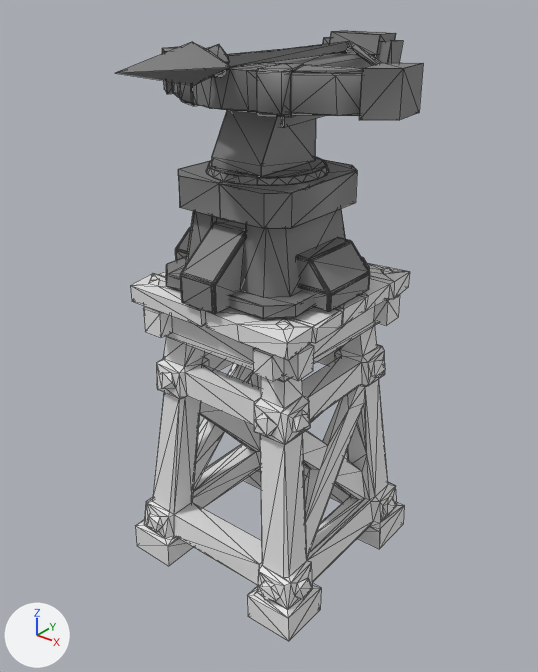
The FBX model assets/models/箭塔.fbx, before and after one commit.
One viewpoint serves both versions: a camera (50 mm lens) standing at (1.89, -2.33, 2.7) and looking at (-0.02, 0.05, 1.22). The lights are fixed; the arrows at lower left show +X, +Y and +Z. The picture after the commit comes second. Mesh edges are drawn as thin lines. Where no turn or scale is listed for an object, it has been applied to the vertices.

Names of what the first picture shows: 'arrow', 'arrow_tower', 'bow', 'towerbase_wood'.
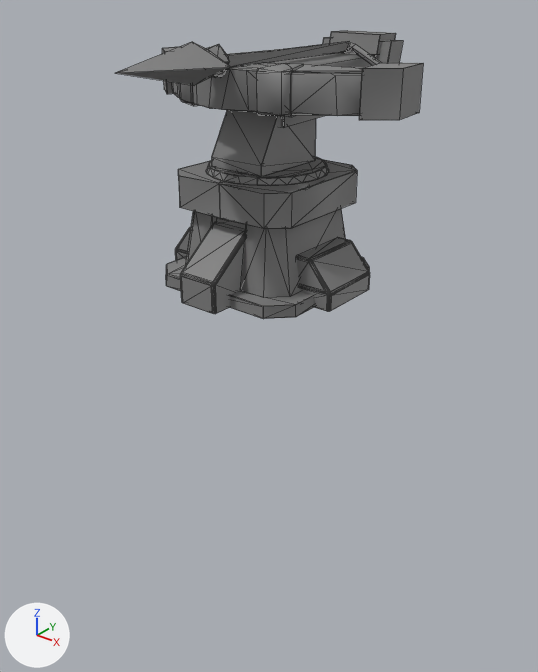
Where the change shows, as pixel boxes [x1, y1, x2, y2] in the pictures (538 x 672 px):
'towerbase_wood', deleted
    before: [130, 263, 409, 642]

The change, as a diff of the scene's bpy script:
```diff
--- a/assets/models/箭塔.fbx.py
+++ b/assets/models/箭塔.fbx.py
@@ ob_towerbase_wood @@
-ob_towerbase_wood = bpy.data.objects.new('towerbase_wood', me_mesh_003)
-ob_towerbase_wood.location = (-0.031, 0.086, 0.053)
```
